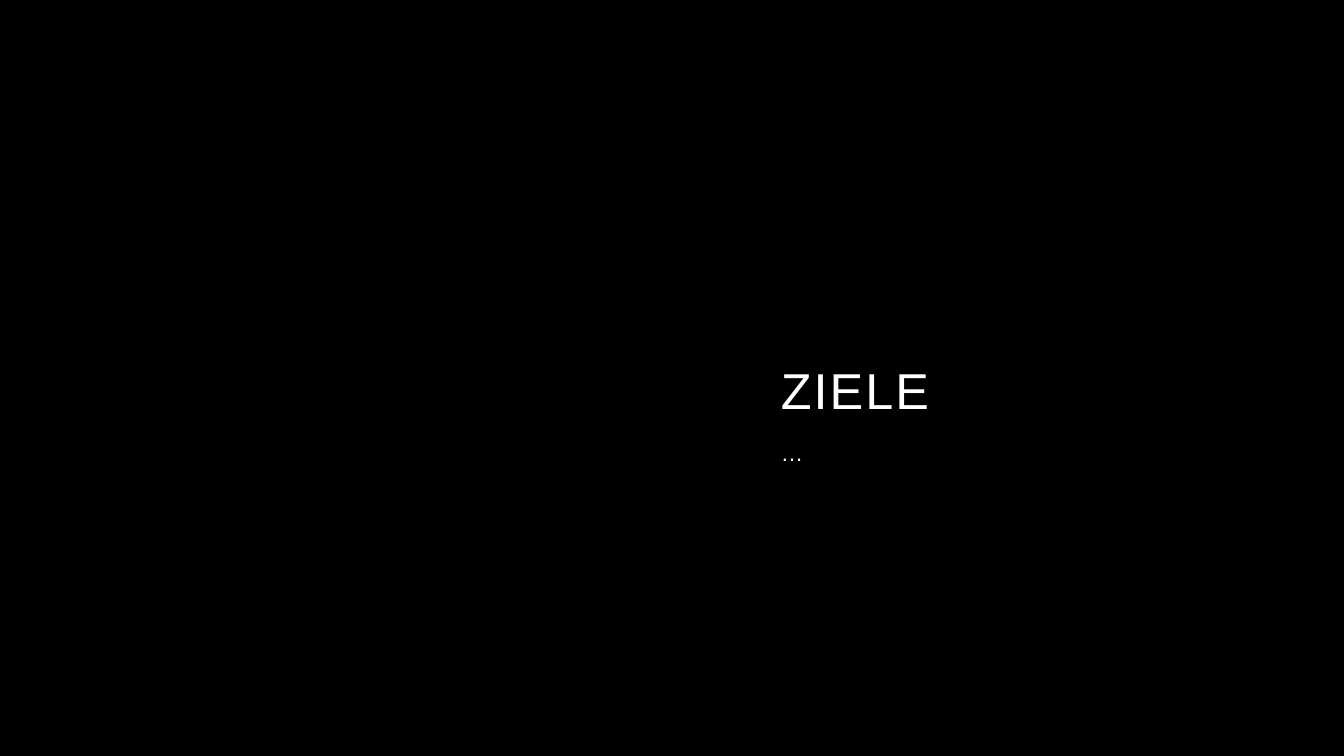
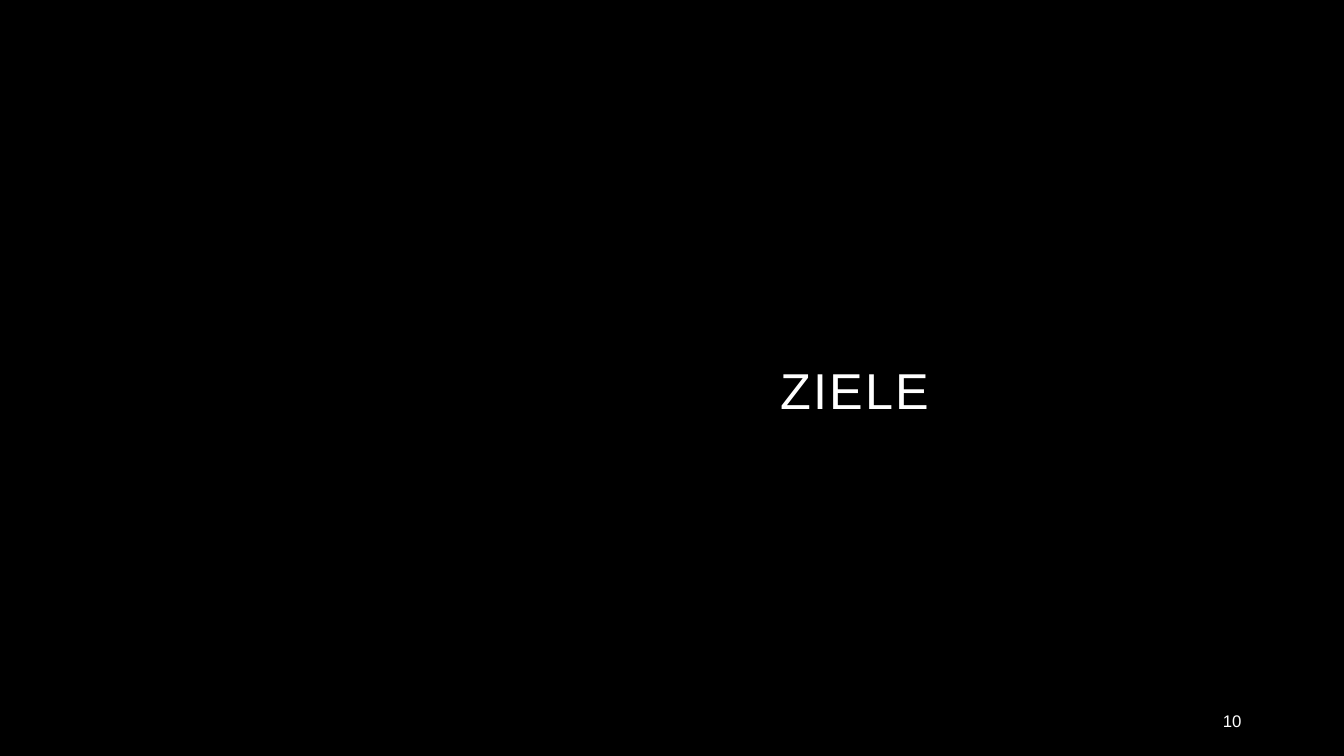
Before and after one commit to p-spohr/NN-Portfolio-Optimizer, a slide deck: slide 10 of Präsentation/pspohr - SLIFI Abschlusspräsentation 23Jan2024.pptx. Drawn at 1344x756 pixels with LibreOffice and Linux fonts; fonts in the diff are those of the drawing; background and template pictures are left out. Boxes give left, top, right and bottom in pixels: in the first picture for what was removed or moved away, otherwise in the second. Text is boxed around its words. In the diff, an @@ line names an element or a change of style, - is before the commit and + after.

```diff
--- a/Präsentation/pspohr - SLIFI Abschlusspräsentation 23Jan2024.pptx
+++ b/Präsentation/pspohr - SLIFI Abschlusspräsentation 23Jan2024.pptx
@@ subtitle removed at (771, 437, 1232, 477) @@
-…
@@ page number added at (1223, 715, 1242, 727), 12 pt, text #FFFFFF @@
+10
```
Also in this commit, not shown: 11 other slides changed, 14 slides added, 4 slides removed, 1 other file.
